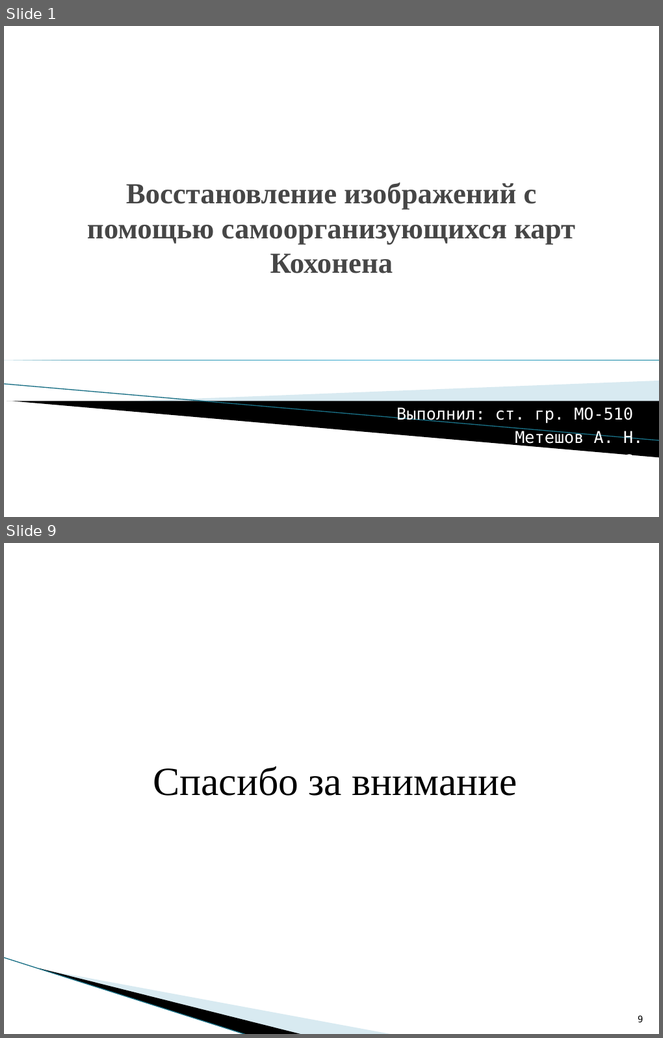
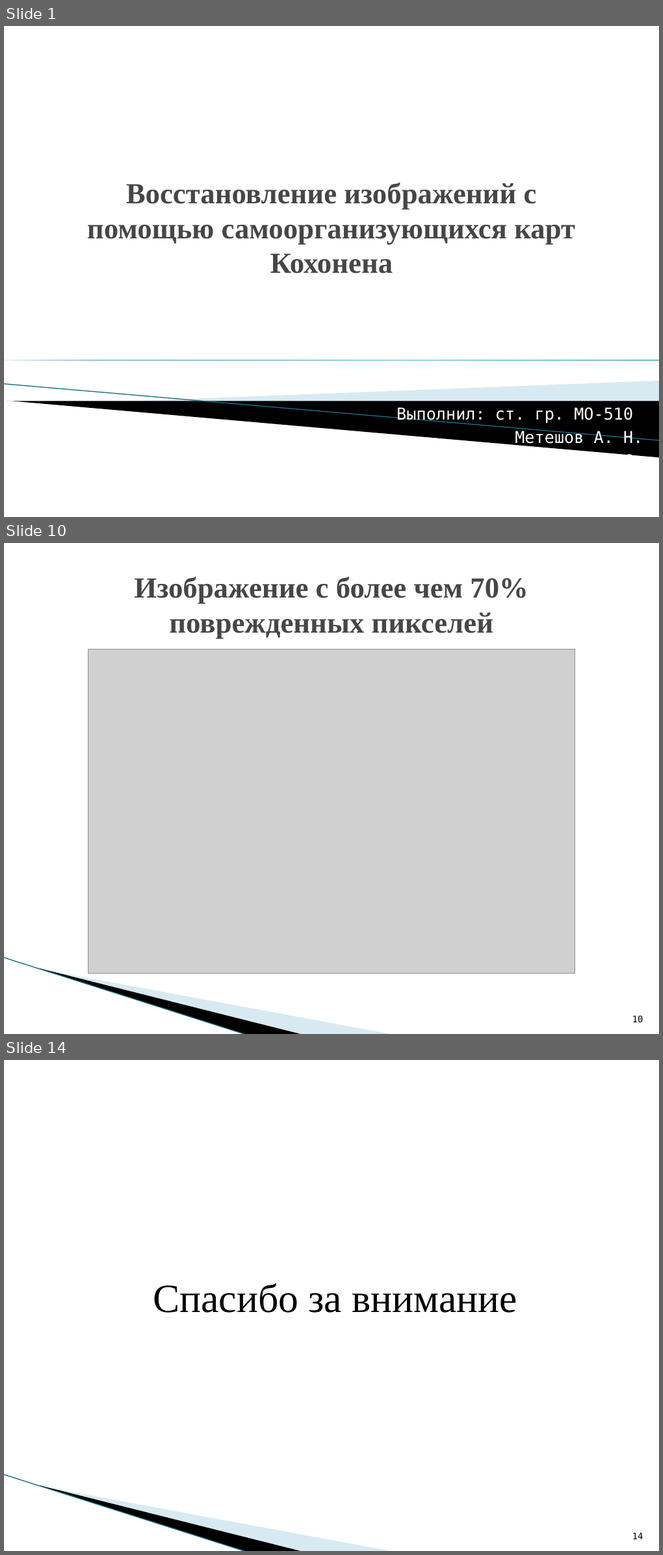
Before and after one commit to Meteshov/mygarduate, a slide deck: presentation/Meteshov.pptx. Shown one above the other, each under a label of ours: slides 1 and 9 before the commit, slides 1, 10 and 14 after it; the slides between them are not shown. The pictures are 663x1038 and 663x1555 pixels, drawn with LibreOffice and Linux fonts; fonts in the diff are those of the drawing; grey boxes stand for pictures; background and template pictures are left out. Boxes give left, top, right and bottom in pixels: in the first picture for what was removed or moved away, otherwise in the second. Text is boxed around its words. In the diff, an @@ line names an element or a change of style, - is before the commit and + after.

```diff
--- a/presentation/Meteshov.pptx
+++ b/presentation/Meteshov.pptx
@@ slide 10 added at box(4, 543, 659, 1034), background #FFFFFF; not listed: 3 template elements that a slide beside it also shows @@
@@ title added at box(134, 577, 529, 639), 32 pt, text #464646, bold @@
+Изображение с более чем 70% поврежденных пикселей
@@ picture added at box(88, 649, 575, 973) @@
@@ page number added at box(633, 1016, 644, 1023), 10 pt, text #000000 @@
+10
@@ what was slide 9 is now slide 14 @@
@@ page number at box(633, 1533, 644, 1540): text changed @@
-9
+14
```
Also in this commit, not shown: 4 slides changed, 7 other slides added, 3 slides removed, 28 other files.
